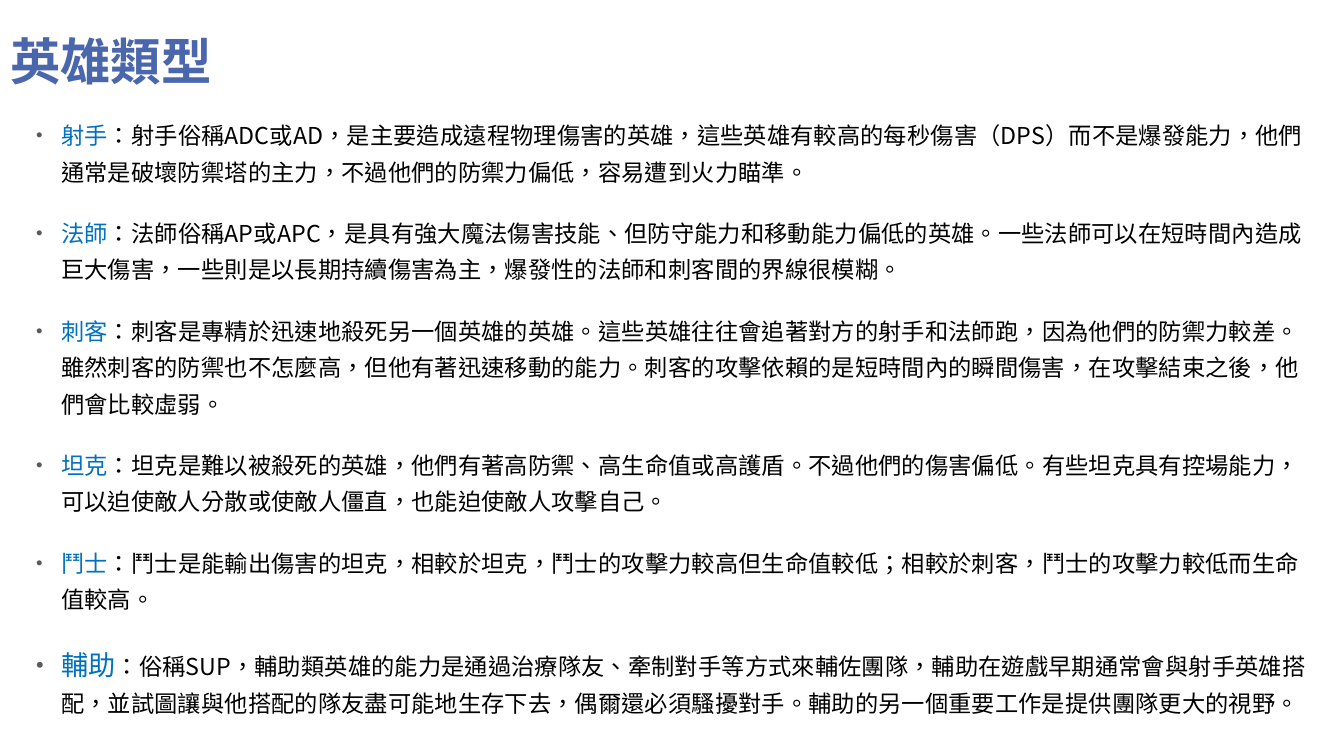
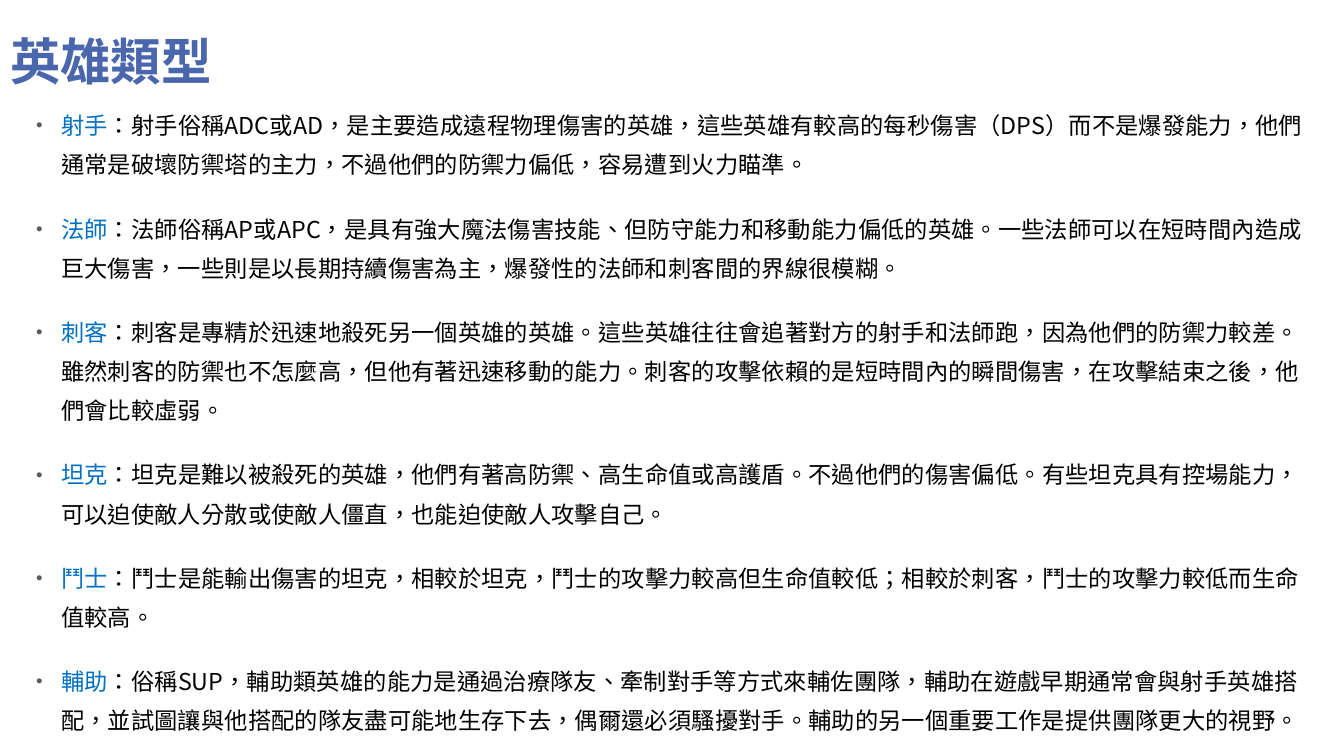
Before and after one commit to WilionLai/website, a slide deck: slide 4 of doc/高等遊戲設計專題.pptx. Drawn at 1344x756 pixels with LibreOffice and Linux fonts; fonts in the diff are those of the drawing; background and template pictures are left out. Boxes give left, top, right and bottom in pixels: in the first picture for what was removed or moved away, otherwise in the second. Text is boxed around its words. In the diff, an @@ line names an element or a change of style, - is before the commit and + after.

Commit message:
modify

```diff
--- a/doc/高等遊戲設計專題.pptx
+++ b/doc/高等遊戲設計專題.pptx
@@ text "射手：射手俗稱ADC或AD，是主要造成遠程物理傷害的英雄，這些英雄有較高的每秒傷害（DPS）而不是爆發能力，他們通常是破 ..." moved from (x1=61, y1=124, x2=1306, y2=714) to (x1=61, y1=114, x2=1302, y2=731) @@
@@ text "射手：射手俗稱ADC或AD，是主要造成遠程物理傷害的英雄，這些英雄有較高的每秒傷害（DPS）而不是爆發能力，他們通常是破 ..." at (x1=61, y1=114, x2=1302, y2=731): size 19.4 to 16.6 pt in "輔助：俗稱SUP，輔助類英雄的能力是通過治療隊友、牽制對手等方式來輔佐團隊，輔助在遊戲早期通常會與射手英雄搭配，並試圖讓 ..."; line spacing 1.3 to 1.4 @@
```
